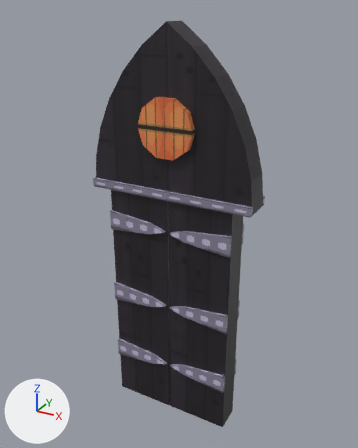
Before and after pictures for a commit that changed the glTF model assets/models/door_boss.glb.
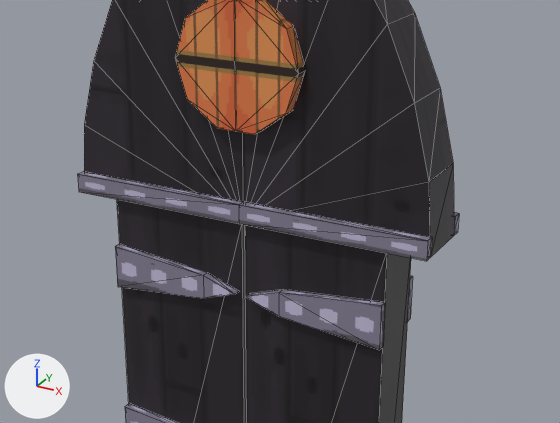
Each version appears first whole from a 50 mm lens placed at (1.64, -2.91, 3.11), pointed at (0.0, 0.06, 1.63), and next in a close-up on the part from 16% to 87% of the width and 22% to 65% of the height. The axes (+X, +Y, +Z) are drawn at lower left. The lights are the same throughout. The older version's two pictures come first. The close-ups show mesh edges as thin lines. Vertices at exactly the same position are counted once.

Names of what the first close-up shows: 'leaf_a', 'leaf_b'.
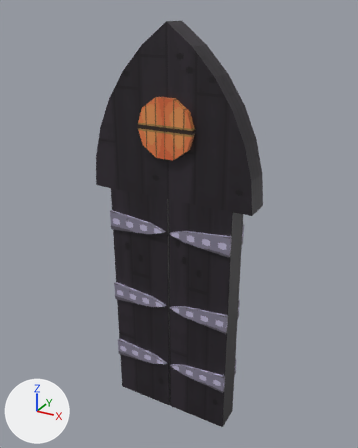
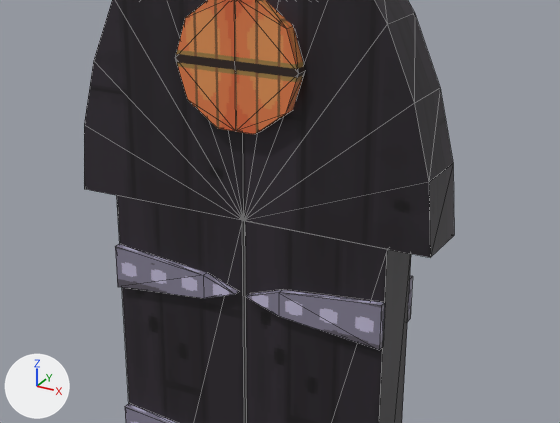
The change in detail:
me_leaf_a is used by ob_leaf_a; location (0.49, 0.0, 0.0).
me_leaf_a had 128 vertices, 208 faces and spanned x -0.49..0.13, y -0.14..0.14, z 0.0..3.03.
me_leaf_a now has 112 vertices, 184 faces and spans x -0.49..0.13, y -0.14..0.14, z 0.0..3.03.
me_leaf_a part 1: the loose piece of 8 vertices spanning x -0.49..0.13, y 0.09..0.13, z 1.88..1.94 is deleted.
me_leaf_a part 2: the loose piece of 8 vertices spanning x -0.49..0.13, y -0.13..-0.09, z 1.88..1.94 is deleted.
me_leaf_b is used by ob_leaf_b; location (-0.49, 0.0, 0.0).
me_leaf_b had 128 vertices, 208 faces and spanned x -0.13..0.49, y -0.14..0.14, z 0.0..3.03.
me_leaf_b now has 112 vertices, 184 faces and spans x -0.13..0.49, y -0.14..0.14, z 0.0..3.03.
me_leaf_b part 3: the loose piece of 8 vertices spanning x -0.13..0.49, y -0.13..-0.09, z 1.88..1.94 is deleted.
Other edits to the shape of me_leaf_b do not show in these pictures.

Pixel boxes [x1, y1, x2, y2] of what changed, in the close-ups (560 x 423 px):
'leaf_a', reshaped
    before: [234, 0, 459, 423]
    after: [234, 0, 454, 423]
'leaf_b', reshaped
    before: [77, 0, 247, 423]
    after: [84, 0, 247, 423]
part 1 of me_leaf_a, deleted
    before: [453, 212, 459, 235]
part 2 of me_leaf_a, deleted
    before: [239, 202, 432, 261]
part 3 of me_leaf_b, deleted
    before: [77, 171, 242, 224]
